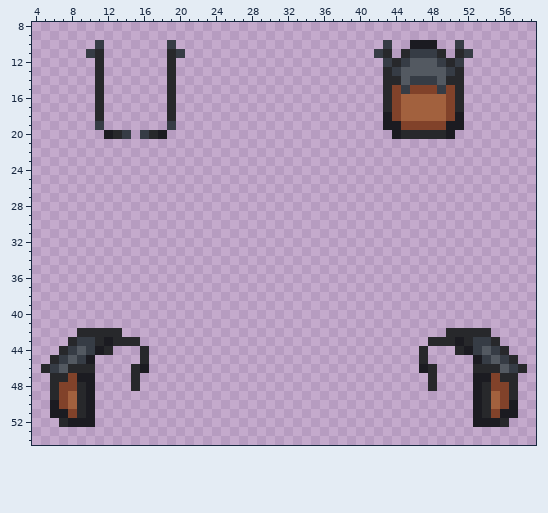
One commit to this pixel-art sprite: Resources/Textures/Clothing/Back/Backpacks/cargo.rsi/equipped-BACKPACK.png. This is how it looked before the edit.
The file is 64x64 pixels. Shown: x 4..59, y 8..54.
After the commit:
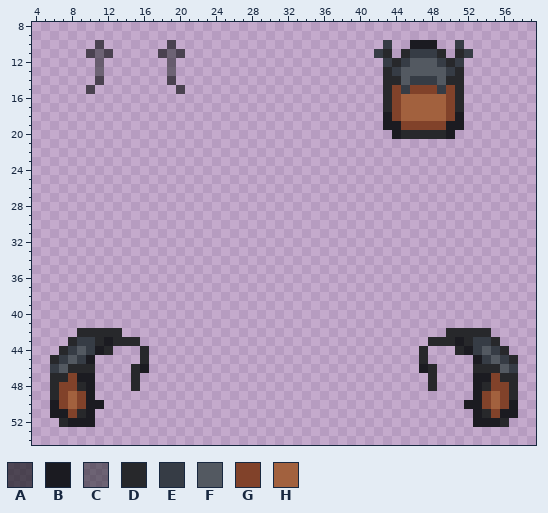
Palette (. is transparent): A #1b1b20b2  B #1b1b21  C #26282b8c  D #27282b  E #363c45  F #535961  G #81422a  H #a2613e
The exact change:
@@ x 8..22 @@
  9 ...............
-10 ...E.......E...
-11 ..ED.......DE..
-12 ...D.......D...
-13 ...D.......D...
-14 ...D.......D...
-15 ...D.......D...
-16 ...D.......D...
-17 ...D.......D...
-18 ...D.......D...
-19 ...E.......E...
-20 ....BDE.EDB....
+10 ...A.......A...
+11 ..ACA.....ACA..
+12 ...C.......C...
+13 ...C.......C...
+14 ...A.......A...
+15 ..A.........A..
+16 ...............
+17 ...............
+18 ...............
+19 ...............
+20 ...............
 21 ...............
@@ x 4..59 @@
 45 ..DEFEB.....D..............................D.....BEFED..
-46 .DEFDDD....DB..............................BD....DDDFED.
+46 ..EFDDD....DB..............................BD....DDDFE..
 47 ..DDGBB....D................................D....BBGDD..
 48 ..DGGDB....D................................D....BDGGD..
-49 ..DGHDB..........................................BDHGD..
-50 ..BGHDB..........................................BDHGB..
+49 ..DGHGB..........................................BGHGD..
+50 ..BGHGBB........................................BBGHGB..
 51 ..BBGDB..........................................BDGBB..
